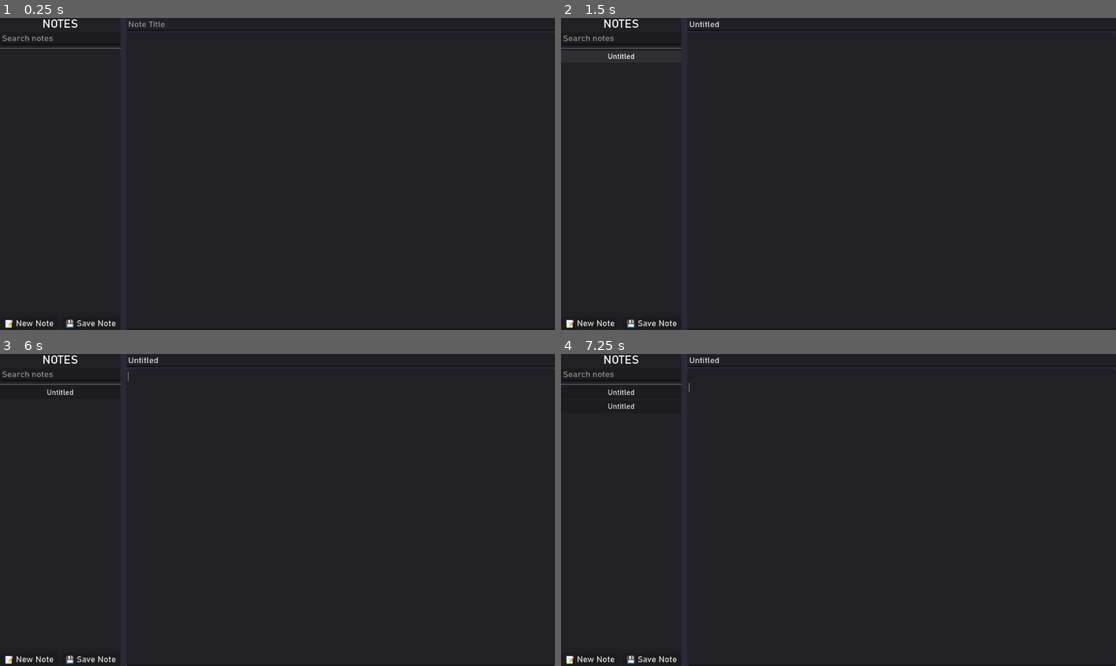
Above: before the commit, frames 1-4 (two rows, left to right).
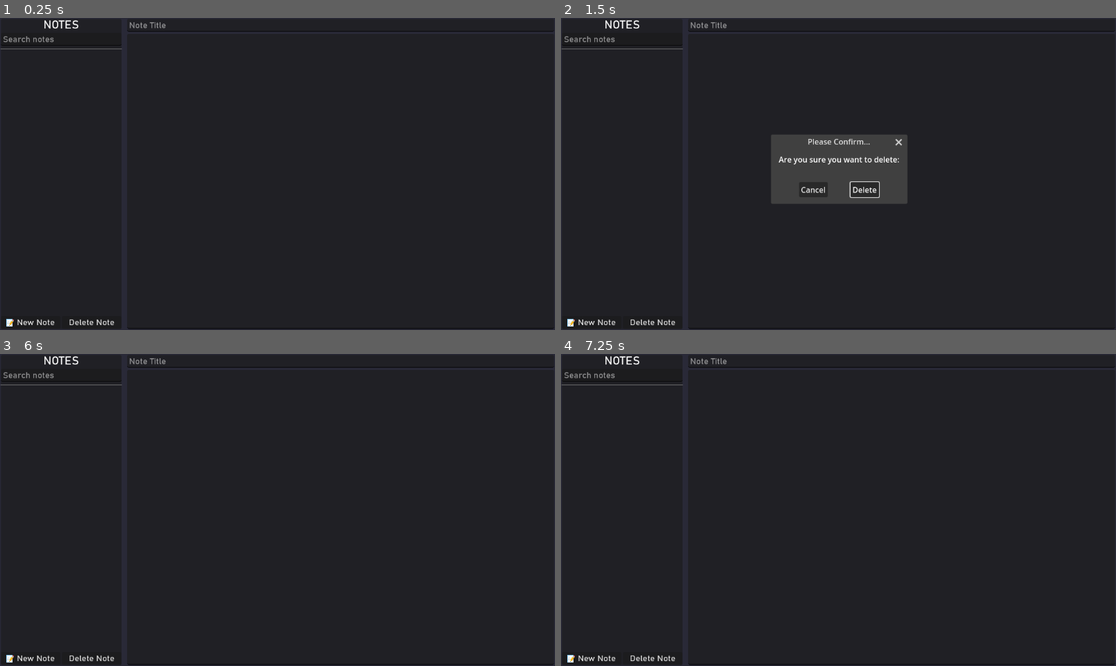
Above: after the commit, the same moments.

Repository: FroglightInteractive/FroglightNotes
Game: Godot game, scene res://scenes/main_window.tscn
Same seed, same stepped clock (60 frames per second), same inputs: the game is played once before the commit and once after it.
Inputs (mouse positions are in pixels of both pictures, inside the frame that each line leads up to):
- Up to frame 1 (0.25 s): no input
- Up to frame 2 (1.5 s): click (649, 323) at 0.5 s, where only the run before the commit has a clickable "💾 Save Note"; click (622, 55) at 1.25 s, where only the run before the commit has a clickable "Untitled"
- Up to frame 3 (6 s): click "📝 New Note" at 2 s; click "📝 New Note" at 2.75 s; click (61, 391) at 3.5 s, where only the run before the commit has a clickable "Untitled"; click (61, 391) at 4.25 s, where only the run before the commit has a clickable "Untitled"; click "📝 New Note" at 5 s; click (249, 525) at 5.75 s, where only the run after the commit has a clickable "Cancel"
- Up to frame 4 (7.25 s): tap Enter at 6.5 s

The runs differ from the first frame. In frame 1, 1.1% of the frame differs, in the area x 0-100%, y 0-100%; in frame 2, 6.2%; in frame 3, 1.1%; in frame 4, 1.2%.

Commit message:
add deleting current note

Diff:
--- a/scenes/main_window.tscn
+++ b/scenes/main_window.tscn
@@ -25,7 +25,33 @@
 grow_vertical = 2
 color = Color(0.160784, 0.160784, 0.215686, 1)
 
-[node name="VBoxContainer" type="VBoxContainer" parent="."]
+[node name="DeleteNoteConfirm" type="ConfirmationDialog" parent="."]
+initial_position = 2
+size = Vector2i(263, 100)
+unresizable = true
+always_on_top = true
+ok_button_text = "Delete"
+
+[node name="MarginContainer" type="MarginContainer" parent="."]
+layout_mode = 1
+anchors_preset = 15
+anchor_right = 1.0
+anchor_bottom = 1.0
+grow_horizontal = 2
+grow_vertical = 2
+theme_override_constants/margin_left = 2
+theme_override_constants/margin_top = 2
+theme_override_constants/margin_right = 2
+theme_override_constants/margin_bottom = 2
+
+[node name="VBoxContainer" type="VBoxContainer" parent="MarginContainer"]
+layout_mode = 2
+
+[node name="MainUI" type="Control" parent="MarginContainer/VBoxContainer"]
+layout_mode = 2
+size_flags_vertical = 3
+
+[node name="HSplitContainer" type="HSplitContainer" parent="MarginContainer/VBoxContainer/MainUI"]
 layout_mode = 1
 anchors_preset = 15
 anchor_right = 1.0
@@ -33,11 +59,11 @@
 grow_horizontal = 2
 grow_vertical = 2
 
-[node name="MainUI" type="Control" parent="VBoxContainer"]
+[node name="NoteList" type="Panel" parent="MarginContainer/VBoxContainer/MainUI/HSplitContainer"]
+custom_minimum_size = Vector2(250, 0)
 layout_mode = 2
-size_flags_vertical = 3
 
-[node name="HSplitContainer" type="HSplitContainer" parent="VBoxContainer/MainUI"]
+[node name="VBoxContainer" type="VBoxContainer" parent="MarginContainer/VBoxContainer/MainUI/HSplitContainer/NoteList"]
 layout_mode = 1
 anchors_preset = 15
 anchor_right = 1.0
@@ -45,82 +71,74 @@
 grow_horizontal = 2
 grow_vertical = 2
 
-[node name="NoteList" type="Panel" parent="VBoxContainer/MainUI/HSplitContainer"]
-custom_minimum_size = Vector2(250, 0)
-layout_mode = 2
-
-[node name="VBoxContainer" type="VBoxContainer" parent="VBoxContainer/MainUI/HSplitContainer/NoteList"]
-layout_mode = 1
-anchors_preset = 15
-anchor_right = 1.0
-anchor_bottom = 1.0
-grow_horizontal = 2
-grow_vertical = 2
-
-[node name="Title" type="Label" parent="VBoxContainer/MainUI/HSplitContainer/NoteList/VBoxContainer"]
+[node name="Title" type="Label" parent="MarginContainer/VBoxContainer/MainUI/HSplitContainer/NoteList/VBoxContainer"]
 layout_mode = 2
 text = "NOTES"
 label_settings = SubResource("LabelSettings_p671h")
 horizontal_alignment = 1
 
-[node name="SeachNotes" type="LineEdit" parent="VBoxContainer/MainUI/HSplitContainer/NoteList/VBoxContainer"]
+[node name="SearchNotes" type="LineEdit" parent="MarginContainer/VBoxContainer/MainUI/HSplitContainer/NoteList/VBoxContainer"]
 layout_mode = 2
+tooltip_text = "Search through notes"
 theme_override_fonts/font = ExtResource("2_52e18")
 theme_override_font_sizes/font_size = 18
 placeholder_text = "Search notes"
 
-[node name="HSeparator" type="HSeparator" parent="VBoxContainer/MainUI/HSplitContainer/NoteList/VBoxContainer"]
+[node name="HSeparator" type="HSeparator" parent="MarginContainer/VBoxContainer/MainUI/HSplitContainer/NoteList/VBoxContainer"]
 layout_mode = 2
 
-[node name="ScrollContainer" type="ScrollContainer" parent="VBoxContainer/MainUI/HSplitContainer/NoteList/VBoxContainer"]
+[node name="ScrollContainer" type="ScrollContainer" parent="MarginContainer/VBoxContainer/MainUI/HSplitContainer/NoteList/VBoxContainer"]
 layout_mode = 2
 size_flags_vertical = 3
 follow_focus = true
 horizontal_scroll_mode = 0
 
-[node name="NotesContainer" type="VBoxContainer" parent="VBoxContainer/MainUI/HSplitContainer/NoteList/VBoxContainer/ScrollContainer"]
+[node name="NotesContainer" type="VBoxContainer" parent="MarginContainer/VBoxContainer/MainUI/HSplitContainer/NoteList/VBoxContainer/ScrollContainer"]
 layout_mode = 2
 size_flags_horizontal = 3
 size_flags_vertical = 3
 
-[node name="GridContainer" type="GridContainer" parent="VBoxContainer/MainUI/HSplitContainer/NoteList/VBoxContainer"]
+[node name="GridContainer" type="GridContainer" parent="MarginContainer/VBoxContainer/MainUI/HSplitContainer/NoteList/VBoxContainer"]
 layout_mode = 2
 columns = 2
 
-[node name="NewNote" type="Button" parent="VBoxContainer/MainUI/HSplitContainer/NoteList/VBoxContainer/GridContainer"]
+[node name="NewNote" type="Button" parent="MarginContainer/VBoxContainer/MainUI/HSplitContainer/NoteList/VBoxContainer/GridContainer"]
 layout_mode = 2
 size_flags_horizontal = 3
+tooltip_text = "Create a new note"
 focus_mode = 0
 theme_override_fonts/font = ExtResource("2_52e18")
 theme_override_font_sizes/font_size = 18
 text = "📝 New Note"
 expand_icon = true
 
-[node name="SaveNote" type="Button" parent="VBoxContainer/MainUI/HSplitContainer/NoteList/VBoxContainer/GridContainer"]
+[node name="DeleteNote" type="Button" parent="MarginContainer/VBoxContainer/MainUI/HSplitContainer/NoteList/VBoxContainer/GridContainer"]
 layout_mode = 2
 size_flags_horizontal = 3
+tooltip_text = "Delete the current note"
 focus_mode = 0
 theme_override_fonts/font = ExtResource("2_52e18")
 theme_override_font_sizes/font_size = 18
-text = "💾 Save Note"
-expand_icon = true
+text = "Delete Note"
 
-[node name="VBoxContainer" type="VBoxContainer" parent="VBoxContainer/MainUI/HSplitContainer"]
+[node name="VBoxContainer" type="VBoxContainer" parent="MarginContainer/VBoxContainer/MainUI/HSplitContainer"]
 custom_minimum_size = Vector2(500, 0)
 layout_mode = 2
 
-[node name="HBoxContainer" type="HBoxContainer" parent="VBoxContainer/MainUI/HSplitContainer/VBoxContainer"]
+[node name="HBoxContainer" type="HBoxContainer" parent="MarginContainer/VBoxContainer/MainUI/HSplitContainer/VBoxContainer"]
 layout_mode = 2
 
-[node name="NotesTitle" type="LineEdit" parent="VBoxContainer/MainUI/HSplitContainer/VBoxContainer/HBoxContainer"]
+[node name="NotesTitle" type="LineEdit" parent="MarginContainer/VBoxContainer/MainUI/HSplitContainer/VBoxContainer/HBoxContainer"]
 layout_mode = 2
 size_flags_horizontal = 3
 theme_override_fonts/font = ExtResource("2_52e18")
 theme_override_font_sizes/font_size = 18
 placeholder_text = "Note Title"
 
-[node name="NotesEditor" type="TextEdit" parent="VBoxContainer/MainUI/HSplitContainer/VBoxContainer" groups=["editor"]]
+[node name="NotesEditor" type="TextEdit" parent="MarginContainer/VBoxContainer/MainUI/HSplitContainer/VBoxContainer" groups=["editor"]]
 layout_mode = 2
 size_flags_vertical = 3
 theme_override_fonts/font = ExtResource("2_52e18")
 theme_override_font_sizes/font_size = 18
+
+[connection signal="confirmed" from="DeleteNoteConfirm" to="." method="_delete_current_note"]
--- a/scripts/main_window.gd
+++ b/scripts/main_window.gd
@@ -1,12 +1,13 @@
 extends Control
 
 # node declarations
-@onready var notes_container: VBoxContainer = $VBoxContainer/MainUI/HSplitContainer/NoteList/VBoxContainer/ScrollContainer/NotesContainer
-@onready var notes_editor: TextEdit = $VBoxContainer/MainUI/HSplitContainer/VBoxContainer/NotesEditor
-@onready var save_note: Button = $VBoxContainer/MainUI/HSplitContainer/NoteList/VBoxContainer/GridContainer/SaveNote
-@onready var new_note: Button = $VBoxContainer/MainUI/HSplitContainer/NoteList/VBoxContainer/GridContainer/NewNote
-@onready var notes_title: LineEdit = $VBoxContainer/MainUI/HSplitContainer/VBoxContainer/HBoxContainer/NotesTitle
-@onready var seach_notes: LineEdit = $VBoxContainer/MainUI/HSplitContainer/NoteList/VBoxContainer/SeachNotes
+@onready var search_notes: LineEdit = $MarginContainer/VBoxContainer/MainUI/HSplitContainer/NoteList/VBoxContainer/SearchNotes
+@onready var notes_container: VBoxContainer = $MarginContainer/VBoxContainer/MainUI/HSplitContainer/NoteList/VBoxContainer/ScrollContainer/NotesContainer
+@onready var new_note: Button = $MarginContainer/VBoxContainer/MainUI/HSplitContainer/NoteList/VBoxContainer/GridContainer/NewNote
+@onready var delete_note: Button = $MarginContainer/VBoxContainer/MainUI/HSplitContainer/NoteList/VBoxContainer/GridContainer/DeleteNote
+@onready var notes_title: LineEdit = $MarginContainer/VBoxContainer/MainUI/HSplitContainer/VBoxContainer/HBoxContainer/NotesTitle
+@onready var notes_editor: TextEdit = $MarginContainer/VBoxContainer/MainUI/HSplitContainer/VBoxContainer/NotesEditor
+@onready var delete_note_confirm: ConfirmationDialog = $DeleteNoteConfirm
 
 # directory where notes will be saved to/loaded from
 const NOTES_DIR: String = "user://notes/"
@@ -19,7 +20,7 @@
 	# automatically refresh notes list every 5 seconds
 	var _refresh_timer := Timer.new()
 	_refresh_timer.wait_time = 5.0
-	_refresh_timer.timeout.connect(_load_notes)
+	_refresh_timer.timeout.connect(_on_refresh_timer_timeout)
 	add_child(_refresh_timer)
 	_refresh_timer.start()
 
@@ -27,11 +28,14 @@
 	DirAccess.make_dir_absolute(NOTES_DIR)
 
 	# connect button signales
-	save_note.pressed.connect(_save_current_note)
 	new_note.pressed.connect(_create_note)
+	delete_note.pressed.connect(func():
+		delete_note_confirm.popup()
+		delete_note_confirm.dialog_text = "Are you sure you want to delete:\n" + current_note_path
+	)
 
 	# connect other signals
-	seach_notes.text_changed.connect(_on_search_text_changed)
+	search_notes.text_changed.connect(_on_search_text_changed)
 	notes_editor.text_changed.connect(_on_editor_text_changed)
 
 	# load all notes into sidebar
@@ -54,8 +58,11 @@
 
 				# extract note title from save file
 				var file = FileAccess.open(file_path, FileAccess.READ)
+
 				var data: Dictionary = JSON.parse_string(file.get_as_text())
-				var file_title: String = data.get("title", "")
+				if not data:
+					continue
+				var file_title: String = data.get("title", "Untitled")
 				var content: String = data.get("content", "")
 
 				# create button for note in sidebar (allows searching)
@@ -80,7 +87,7 @@
 	var file = FileAccess.open(note_path, FileAccess.READ)
 	var data: Dictionary = JSON.parse_string(file.get_as_text())
 
-	var title: String = data.get("title", "")
+	var title: String = data.get("title", "Untitled")
 	var content: String = data.get("content", "")
 
 	# insert data from file into editor
@@ -124,6 +131,13 @@
 		push_error("Failed to save note to: " + file_name)
 
 
+func _delete_current_note() -> void:
+	var dir = DirAccess.open(NOTES_DIR)
+	dir.remove(current_note_path)
+	_create_note()
+	_load_notes(search_notes.text)
+
+
 func _create_note() -> void:
 	# reset editor
 	current_note_path = ""
@@ -137,3 +151,7 @@
 
 func _on_editor_text_changed() -> void:
 	_save_current_note()
+
+
+func _on_refresh_timer_timeout() -> void:
+	_load_notes(search_notes.text)
